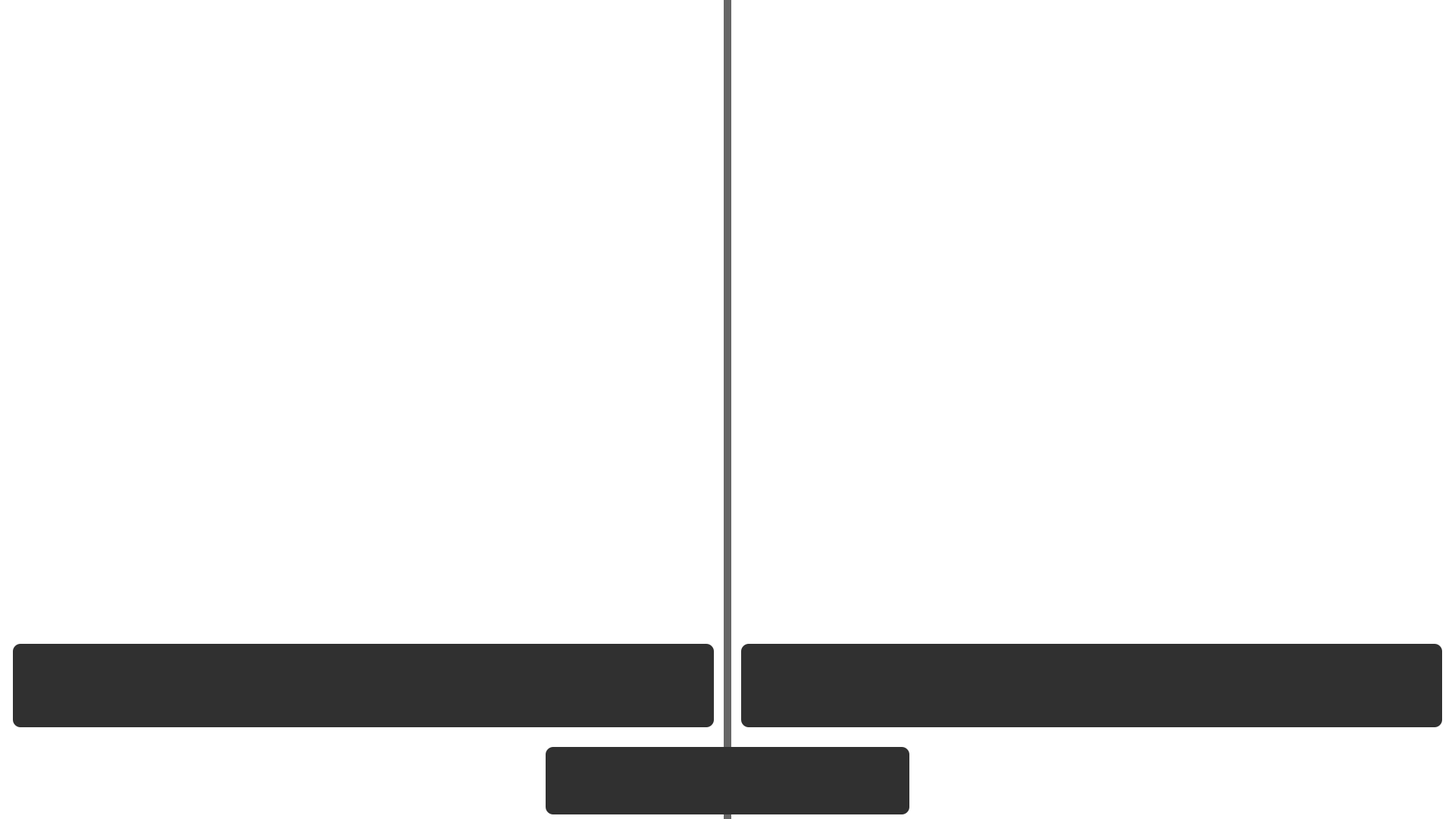
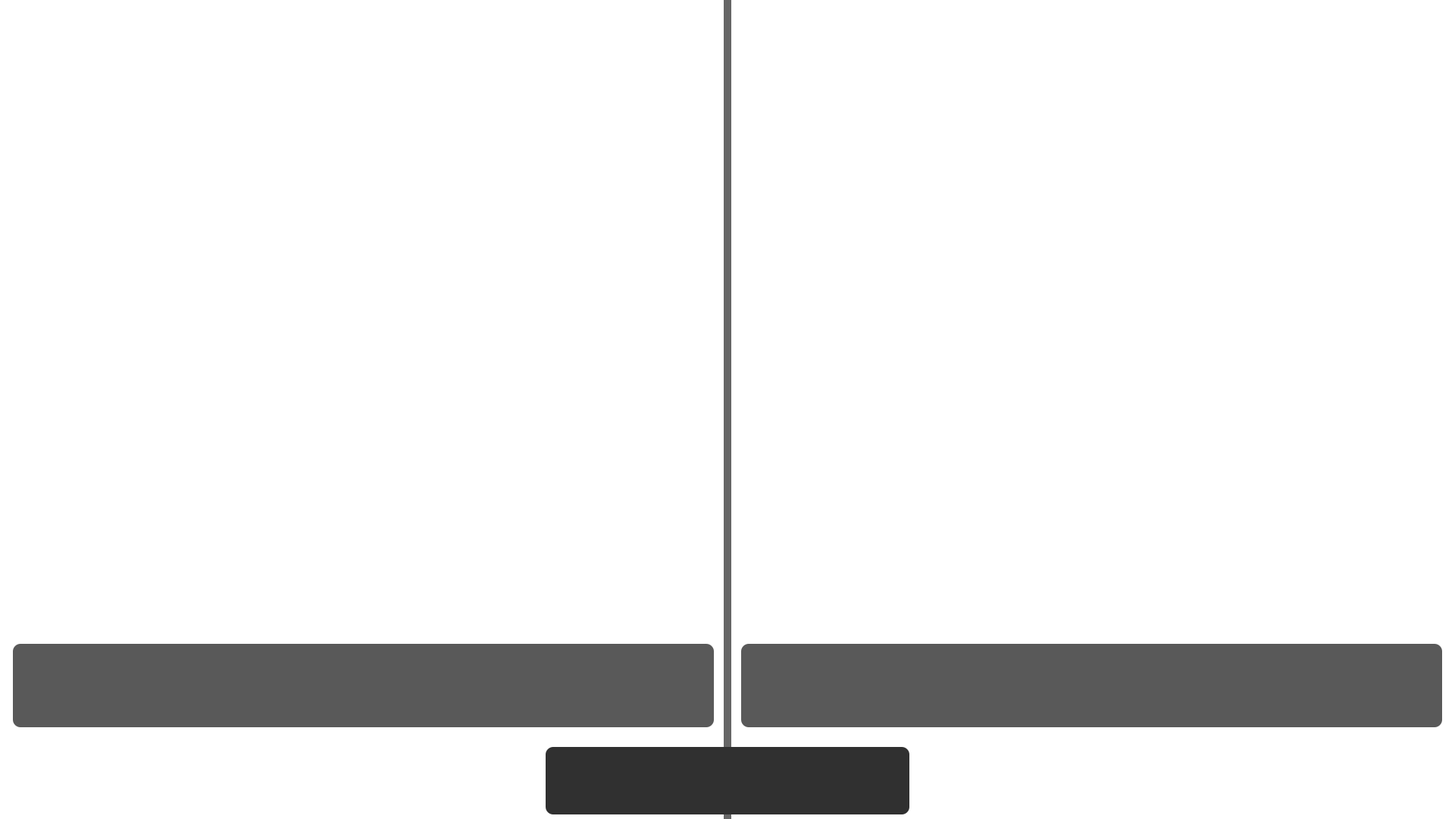
Revision of a layered 1455×819 image; what changed, layer by layer:
"Rectangle arrondi 1 copie": opacity 100% → 80% over [741, 643, 1443, 727]
"Rectangle arrondi 1": opacity 100% → 80% over [12, 643, 715, 727]
